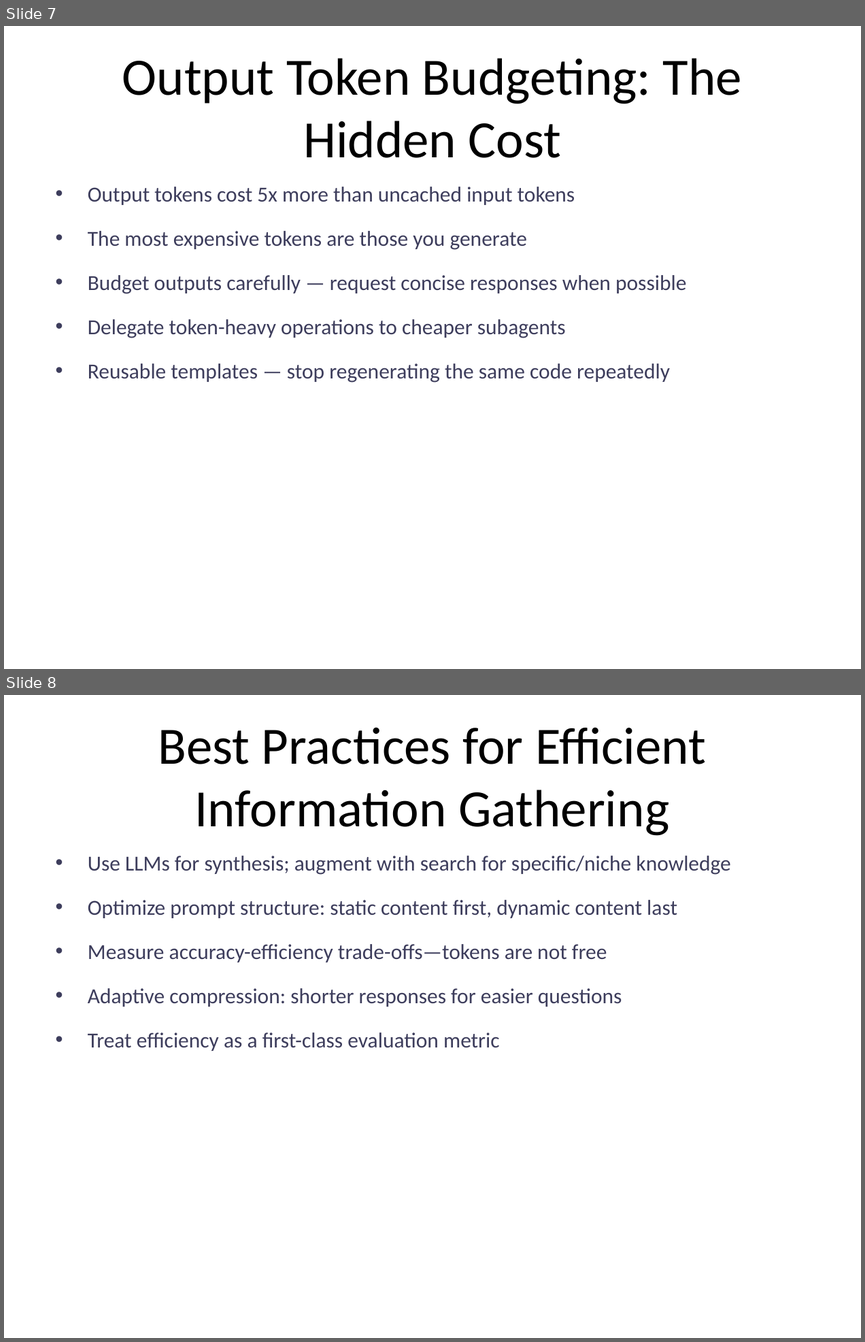
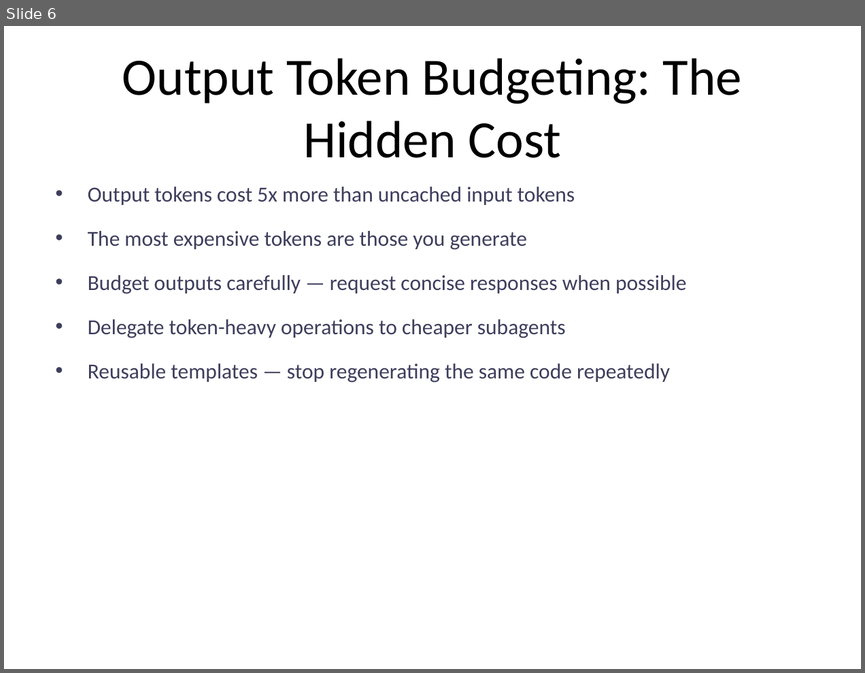
Before and after one commit to ms4674/Equity-research, a slide deck: LLM_Information_Efficiency_Presentation.pptx. Shown one above the other, each under a label of ours: slides 7 and 8 before the commit, slide 6 after it. The pictures are 865x1342 and 865x673 pixels, drawn with LibreOffice and Linux fonts; fonts in the diff are those of the drawing. Boxes give left, top, right and bottom in pixels: in the first picture for what was removed or moved away, otherwise in the second. Text is boxed around its words. In the diff, an @@ line names an element or a change of style, - is before the commit and + after.

```diff
--- a/LLM_Information_Efficiency_Presentation.pptx
+++ b/LLM_Information_Efficiency_Presentation.pptx
@@ slide 8 removed at [4,695,861,1338], background #FFFFFF @@
@@ title removed at [158,727,706,836] @@
-Best Practices for Efficient Information Gathering
@@ text removed at [88,855,730,1051] @@
-• Use LLMs for synthesis; augment with search for specific/niche knowledge
-• Optimize prompt structure: static content first, dynamic content last
-• Measure accuracy-efficiency trade-offs—tokens are not free
-• Adaptive compression: shorter responses for easier questions
-• Treat efficiency as a first-class evaluation metric
@@ what was slide 7 is now slide 6 @@
```
Also in this commit, not shown: 5 slides changed, 1 slide added, 1 other slide removed, 1 other file.
